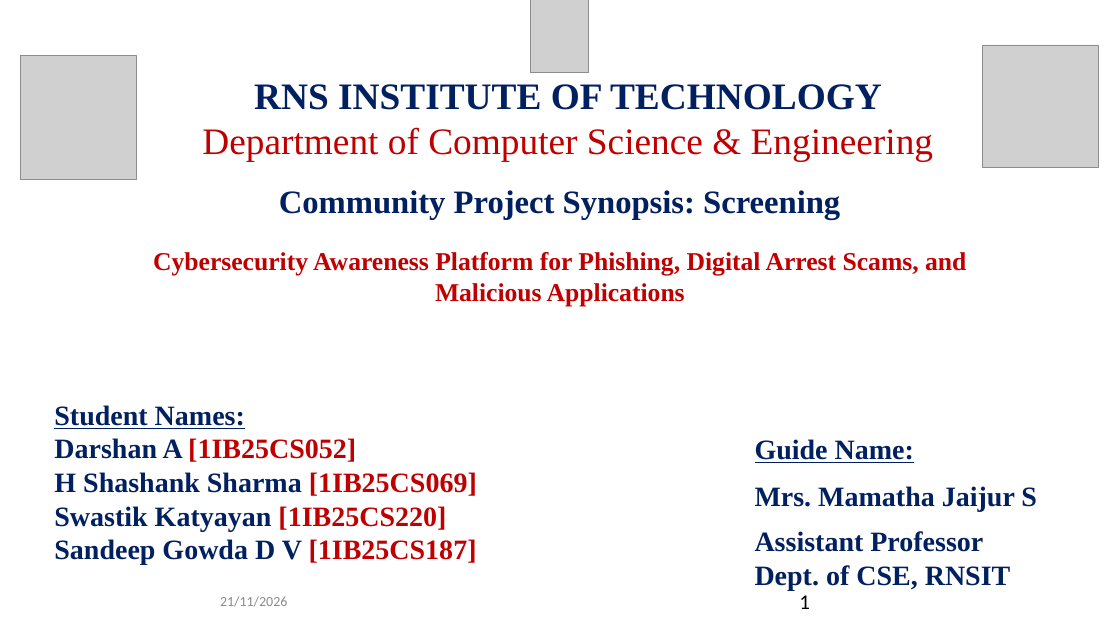
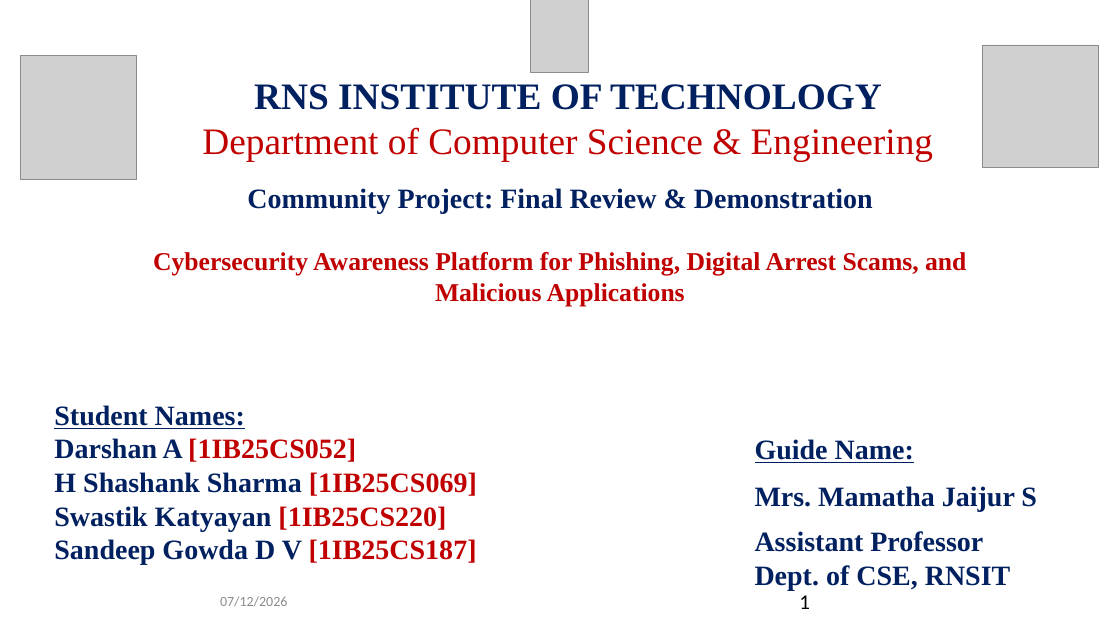
Before and after one commit to darshanashok-dev/community, a slide deck: slide 1 of community_project_ppt_updated.pptx. Drawn at 1120x630 pixels with LibreOffice and Linux fonts; fonts in the diff are those of the drawing; grey boxes stand for pictures; background and template pictures are left out. Boxes give left, top, right and bottom in pixels: in the first picture for what was removed or moved away, otherwise in the second. Text is boxed around its words. In the diff, an @@ line names an element or a change of style, - is before the commit and + after.

```diff
--- a/community_project_ppt_updated.pptx
+++ b/community_project_ppt_updated.pptx
@@ text at [247,188,873,214]: text changed; size 28 to 24 pt @@
-Community Project Synopsis: Screening
+Community Project: Final Review & Demonstration
@@ text at [220,596,287,607]: text changed @@
-21/11/2026
+07/12/2026
```
Also in this commit, not shown: 15 other slides changed, 6 slides added, 10 other files.
